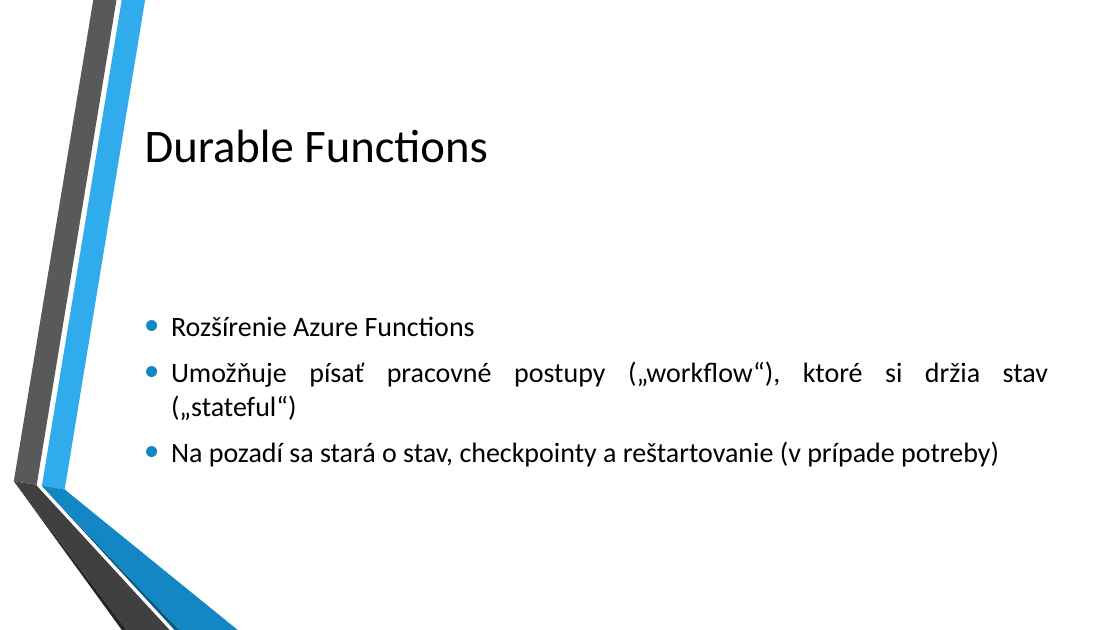
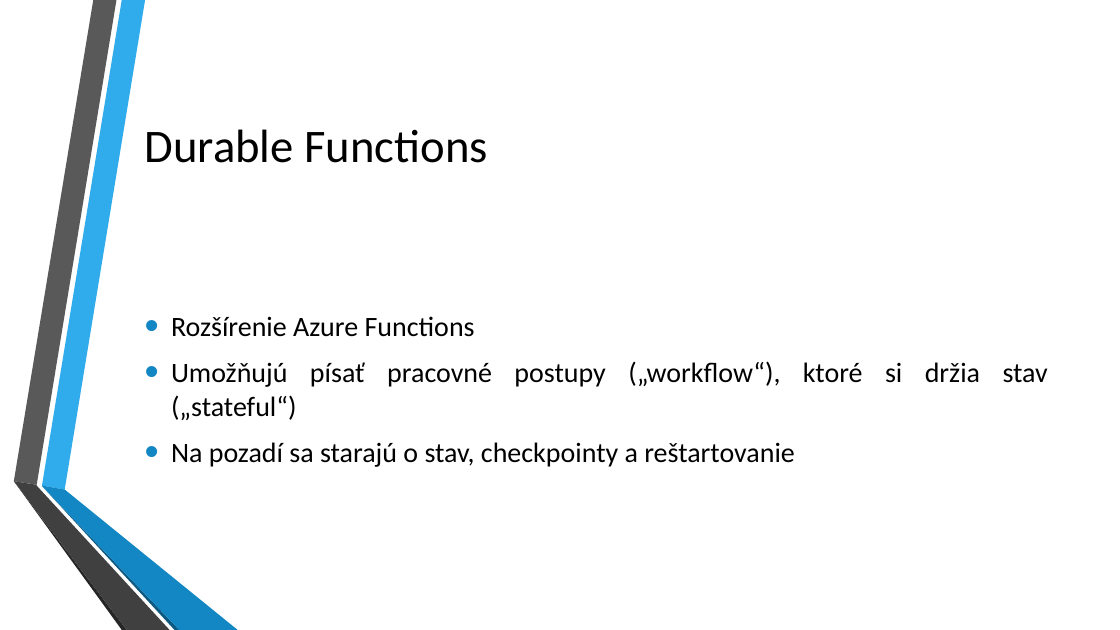
Before and after one commit to kubinko/Azure-Resources-Overview, a slide deck: slide 3 of 05 - Durable Functions/Durable Functions.pptx. Drawn at 1120x630 pixels with LibreOffice and Linux fonts; fonts in the diff are those of the drawing; background and template pictures are left out. Boxes give left, top, right and bottom in pixels: in the first picture for what was removed or moved away, otherwise in the second. Text is boxed around its words. In the diff, an @@ line names an element or a change of style, - is before the commit and + after.

```diff
--- a/05 - Durable Functions/Durable Functions.pptx
+++ b/05 - Durable Functions/Durable Functions.pptx
@@ text at [171, 361, 1048, 467]: text changed @@
-• Umožňuje písať pracovné postupy („workflow“), ktoré si držia stav („stateful“)
-• Na pozadí sa stará o stav, checkpointy a reštartovanie (v prípade potreby)
+• Umožňujú písať pracovné postupy („workflow“), ktoré si držia stav („stateful“)
+• Na pozadí sa starajú o stav, checkpointy a reštartovanie
```
Also in this commit, not shown: 9 other slides changed, 21 slides added.
